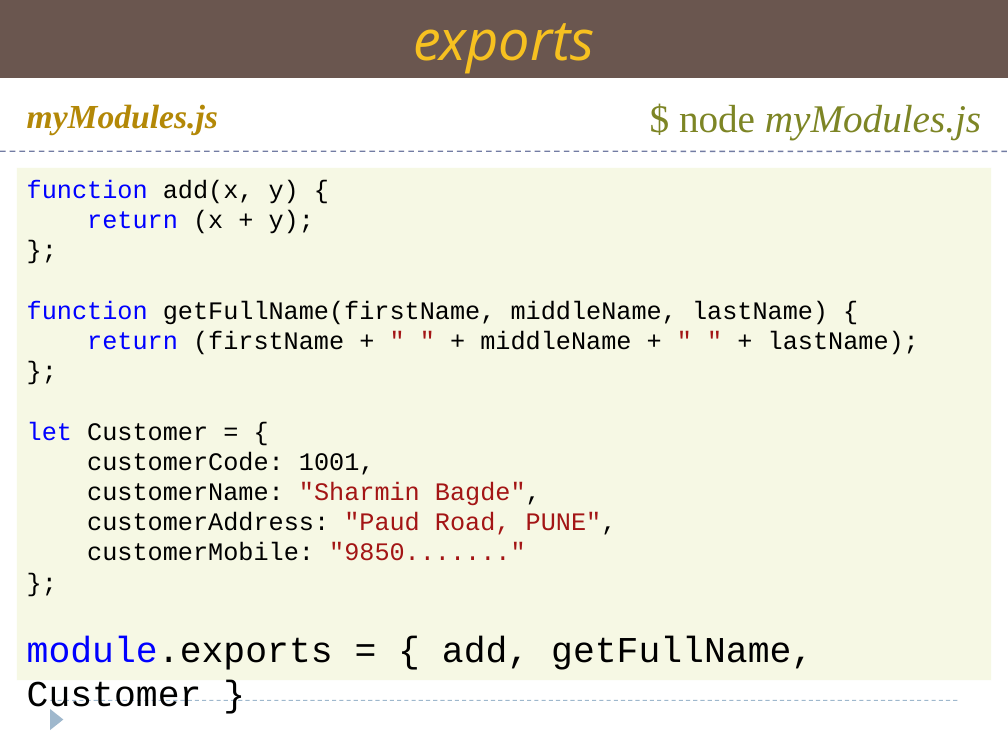
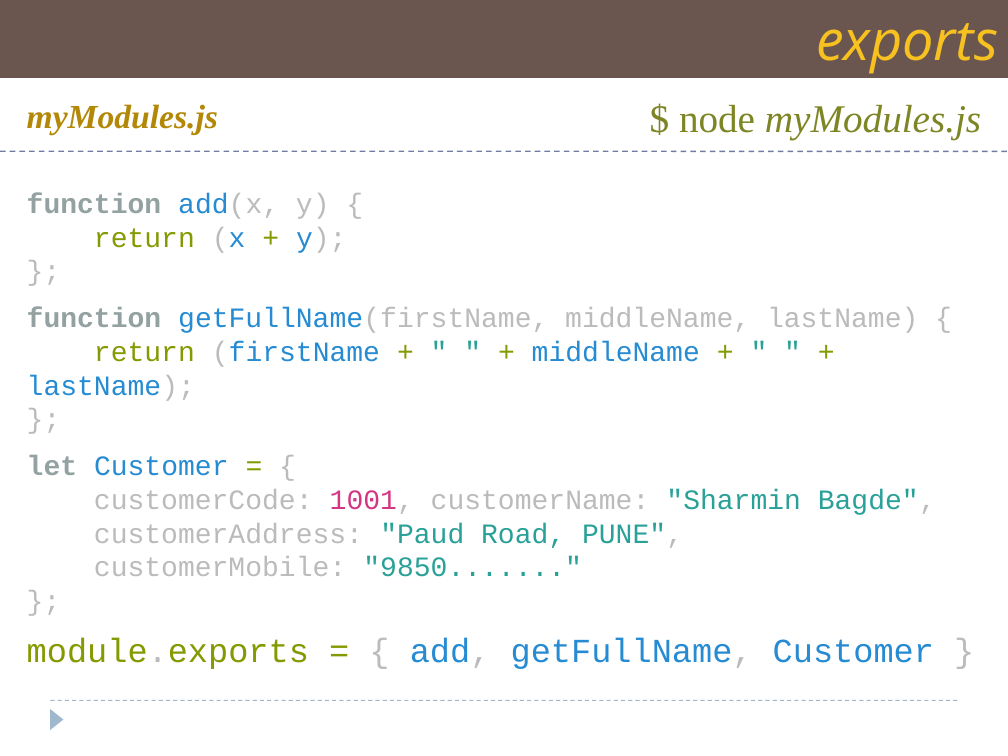
Before and after one commit to Saleel-Bagde/PPT-s, a slide deck: slide 20 of AWP PPT - NodeJS.pptx. Drawn at 1008x756 pixels with LibreOffice and Linux fonts; fonts in the diff are those of the drawing. Boxes give left, top, right and bottom in pixels: in the first picture for what was removed or moved away, otherwise in the second. Text is boxed around its words. In the diff, an @@ line names an element or a change of style, - is before the commit and + after.

```diff
--- a/AWP PPT - NodeJS.pptx
+++ b/AWP PPT - NodeJS.pptx
@@ rectangle "exports" at (0,0,1008,78): alignment centre to right @@
@@ text "function add(x, y) {": place and size @@
-text "function add(x, y) {" at (17,168,992,680)
+text "function add(x, y) {" at (27,193,936,669)
@@ text "function add(x, y) {" at (27,193,936,669): fill #F6F8E4 to none @@
@@ text at (27,193,934,669): size 18 to 20 pt in "function add(x, y) {", "return (x + y);", "};", "function getFullName(firstName, middleName, lastName) {" and 6 more places; text colour #0000FF to #93A1A1, bold on in "function", "function", "let"; text colour #000000 to #268BD2 in "add(x,", "(x y);", "getFullName(firstName,", "(firstName middleName lastName);" and 2 more places; text colour #000000 to #BBBBBB in "add(x, y) {", "(x y);", "};", "getFullName(firstName, middleName, lastName) {" and 7 more places; text colour #0000FF to #859900 in "return", "return", "module.exports"; text colour #000000 to #859900 in "+", "+ + + +", "=", "module.exports ="; text colour #A31515 to #2AA198 in "" " " "", ""Paud Road, PUNE",", ""9850.......""; size 26 to 24 pt in "module.exports = { add, getFullName, Customer }" @@
@@ text at (94,489,936,515): text changed; size 18 to 20 pt; text colour #000000 to #BBBBBB @@
-customerCode: 1001,
-customerName: "Sharmin Bagde",
+customerCode: 1001, customerName: "Sharmin Bagde",
```
Also in this commit, not shown: 27 other slides changed, 2 slides added, 1 slide removed, 2 other files.
